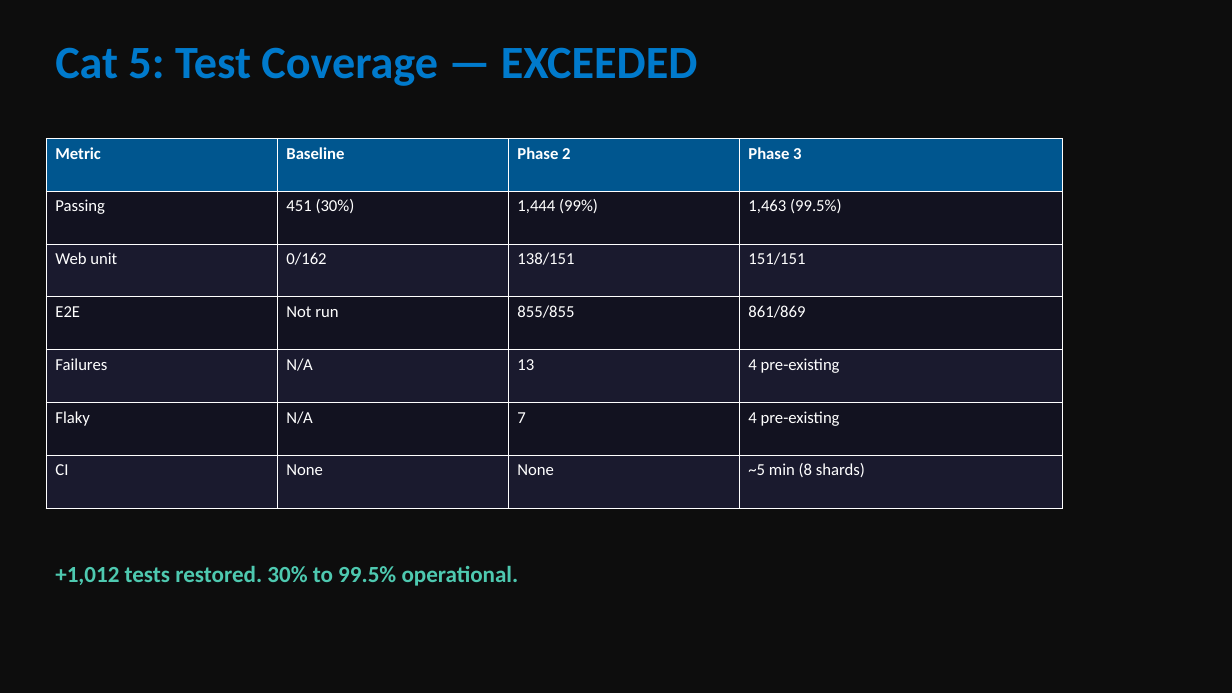
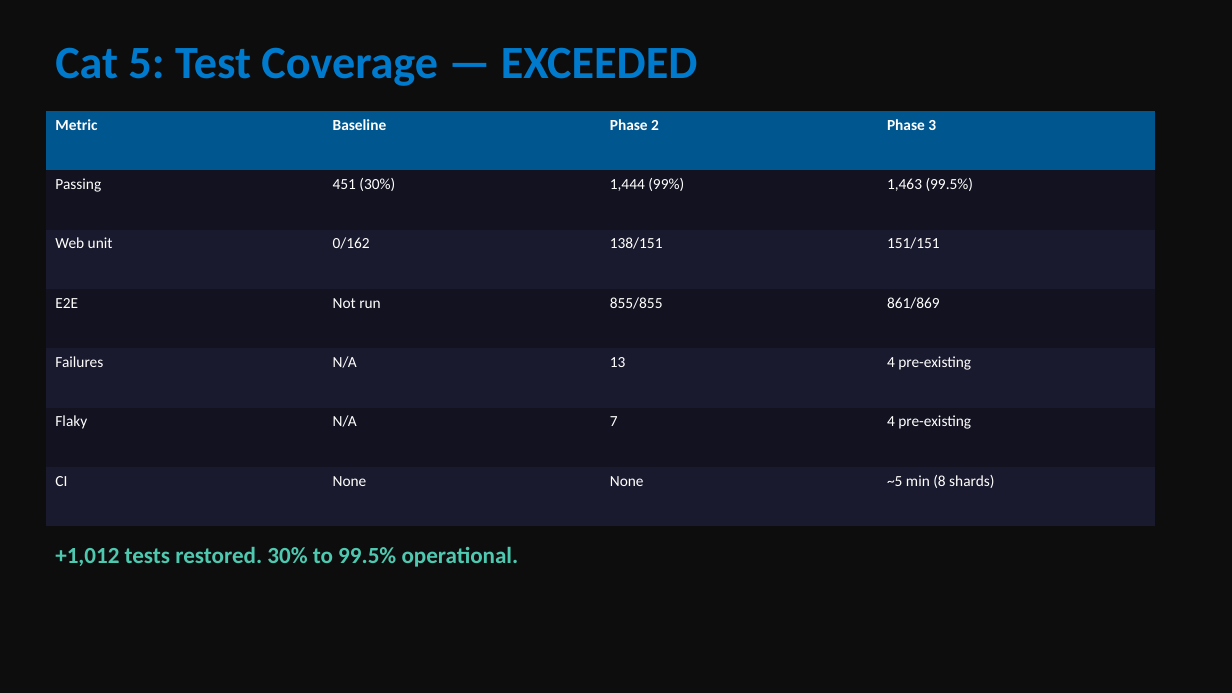
Before and after one commit to fsyeddev-a11y/ShipShape, a slide deck: slide 17 of docs/ShipShape-Final-Presentation.pptx (slide 8 before the commit). Drawn at 1232x693 pixels with LibreOffice and Linux fonts; fonts in the diff are those of the drawing. Boxes give left, top, right and bottom in pixels: in the first picture for what was removed or moved away, otherwise in the second. Text is boxed around its words. In the diff, an @@ line names an element or a change of style, - is before the commit and + after.

Commit message:
docs: update revert documentation with specific examples, regenerate PDF and presentation
Expanded the "Fixes Attempted and Reverted" section with detailed table
showing what changed, why it was reverted, and lessons learned for each
fix (backlinks .catch removal, syntax-highlighting API polling, WCAG
hover-focus conflict, timeout increase, batch CI failures).
Regenerated PDF and 32-slide presentation.

```diff
--- a/docs/ShipShape-Final-Presentation.pptx
+++ b/docs/ShipShape-Final-Presentation.pptx
@@ table at <box>46,111,1155,527</box> @@
@@ size 13 to 12 pt @@
@@ borders changed @@
@@ table: place and size @@
-table at <box>46,139,1063,508</box>
+table at <box>46,111,1155,527</box>
@@ text "+1,012 tests restored. 30% to ...": place and size @@
-text "+1,012 tests restored. 30% to ..." at <box>55,566,519,586</box>
+text "+1,012 tests restored. 30% to ..." at <box>55,547,519,567</box>
```
Also in this commit, not shown: 10 other slides changed, 21 slides added, 5 slides removed, 4 other files.
